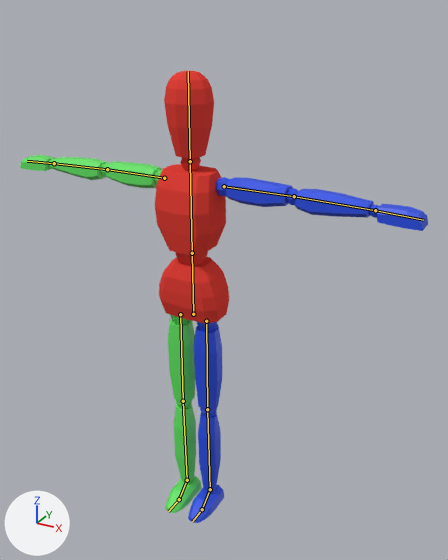
Two versions of the Blender file Assets/Models/Template Entity.blend, one commit apart.
One viewpoint serves both versions: a 50 mm camera at (1.086, -1.742, 1.899) aimed at (0.063, 0.117, 0.969). The axes (+X, +Y, +Z) are drawn at lower left. The lights are the same throughout. The bones that bend it are drawn over the model as lines.
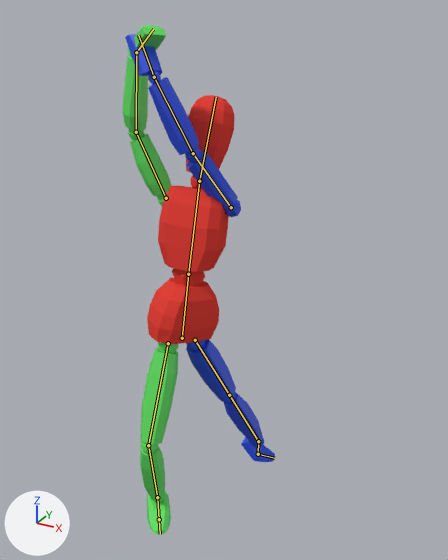
The newer file adds an action. The first version stands in its rest pose; the second is drawn at frame 19 of the action 'Attacking'.

What differs and where, as boxes [x1, y1, x2, y2] in the pictures (448 x 560 px):
'Cube', posed (62% narrower, 13% taller)
    before: [20, 71, 428, 523]
    after: [122, 25, 275, 534]
bone 'Hip', root to tip
    before: (193, 314) to (192, 253)
    after: (182, 338) to (188, 274)
bone 'Spine', root to tip
    before: (192, 253) to (190, 161)
    after: (188, 274) to (199, 181)
bone 'Head', root to tip
    before: (190, 161) to (188, 71)
    after: (199, 181) to (216, 97)
bone 'Upper Arm.L', root to tip
    before: (224, 186) to (294, 196)
    after: (231, 207) to (193, 153)
bone 'Lower Arm.L', root to tip
    before: (294, 196) to (375, 210)
    after: (193, 153) to (154, 77)
bone 'Hand.L', root to tip
    before: (375, 210) to (423, 220)
    after: (154, 77) to (138, 35)
bone 'Upper Arm.R', root to tip
    before: (164, 178) to (107, 169)
    after: (166, 198) to (136, 132)
bone 'Lower Arm.R', root to tip
    before: (107, 169) to (54, 163)
    after: (136, 132) to (136, 52)
bone 'Hand.R', root to tip
    before: (54, 163) to (27, 161)
    after: (136, 52) to (153, 29)
bone 'Foot.L', root to tip
    before: (210, 489) to (202, 509)
    after: (258, 441) to (258, 454)
bone 'Toes.L', root to tip
    before: (202, 509) to (192, 521)
    after: (258, 454) to (274, 458)
bone 'Foot.R', root to tip
    before: (187, 480) to (179, 499)
    after: (157, 497) to (159, 519)

The edits, one by one:
Bone 'Hip' (bone_hip) moves from (0.0, 0.0, 0.0) to (0.0, -0.061, 0.082).
Bone 'Hip' (bone_hip) turns from (0, 0, 0) to (-20, 60, -20) degrees about its own x, y and z.
Bone 'Spine' (bone_spine) turns from (0, 0, 0) to (-6, -48, 1) degrees about its own x, y and z.
Bone 'Head' (bone_head) turns from (0, 0, 0) to (3, -136, -6) degrees about its own x, y and z.
Bone 'Upper Arm.L' (bone_upper_arm_l) turns from (0, 0, 0) to (-73, 131, 56) degrees about its own x, y and z.
Bone 'Lower Arm.L' (bone_lower_arm_l) turns from (0, 0, 0) to (11, 40, -7) degrees about its own x, y and z.
Bone 'Hand.L' (bone_hand_l) turns from (0, 0, 0) to (24, 0, -17) degrees about its own x, y and z.
Bone 'Upper Arm.R' (bone_upper_arm_r) turns from (0, 0, 0) to (27, 40, -46) degrees about its own x, y and z.
Bone 'Lower Arm.R' (bone_lower_arm_r) turns from (0, 0, 0) to (25, 14, -12) degrees about its own x, y and z.
Bone 'Hand.R' (bone_hand_r) turns from (0, 0, 0) to (64, 38, 66) degrees about its own x, y and z.
Bone 'Foot.L' (bone_foot_l) turns from (0, 0, 0) to (-82, -95, 22) degrees about its own x, y and z.
Bone 'Toes.L' (bone_toes_l) turns from (0, 0, 0) to (-16, -9, 45) degrees about its own x, y and z.
Bone 'Foot.R' (bone_foot_r) turns from (0, 0, 0) to (-31, -22, 6) degrees about its own x, y and z.
Bone 'Leg IK.L' (bone_leg_ik_l) moves from (0.0, 0.0, 0.0) to (-0.017, 0.368, -0.065).
Bone 'Pole Target.L' (bone_pole_target_l) moves from (0.0, 0.0, 0.0) to (0.702, 0.023, -0.813).
Bone 'Leg IK.R' (bone_leg_ik_r) moves from (0.0, 0.0, 0.0) to (0.0, -0.146, 0.052).
Bone 'Pole Target.R' (bone_pole_target_r) moves from (0.0, 0.0, 0.0) to (0.061, 0.014, -0.049).
